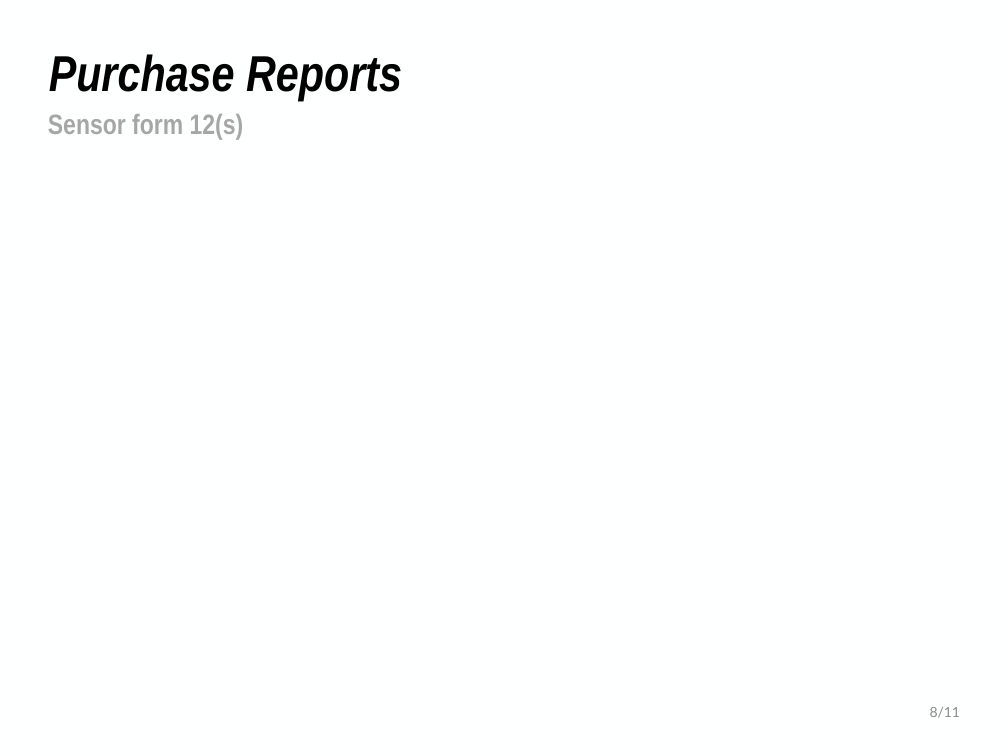
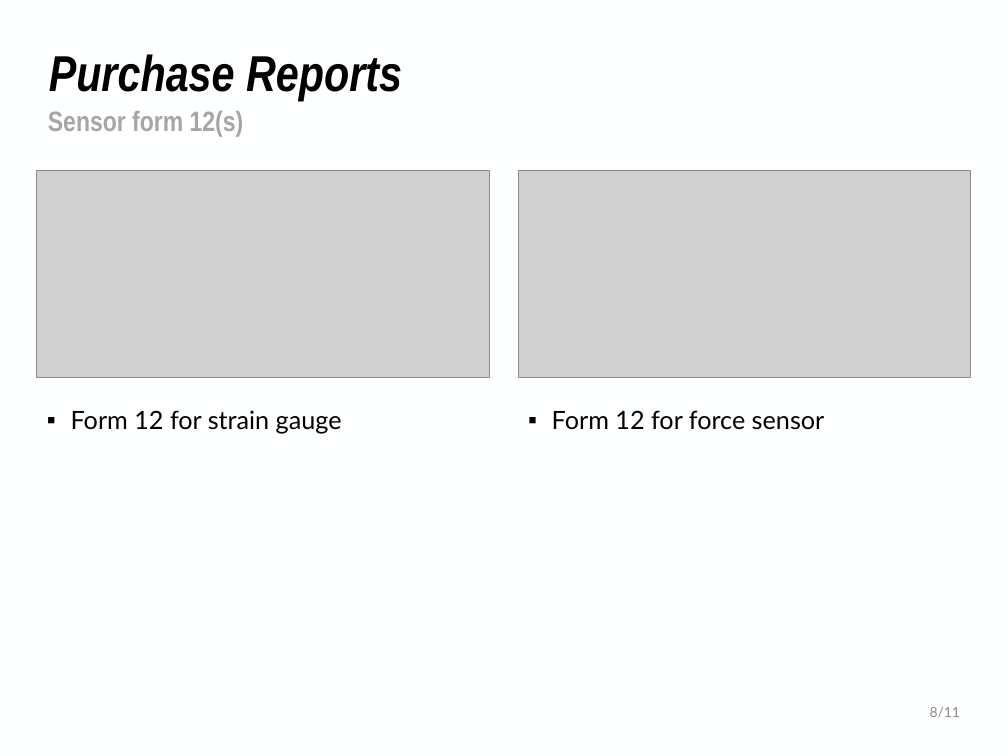
Before and after one commit to NHuang58/Biomedical_Device_PCB, a slide deck: slide 10 of Documentation/Slides/Week_20.pptx (slide 8 before the commit). Drawn at 1008x756 pixels with LibreOffice and Linux fonts; fonts in the diff are those of the drawing; grey boxes stand for pictures; background and template pictures are left out. Boxes give left, top, right and bottom in pixels: in the first picture for what was removed or moved away, otherwise in the second. Text is boxed around its words. In the diff, an @@ line names an element or a change of style, - is before the commit and + after.

```diff
--- a/Documentation/Slides/Week_20.pptx
+++ b/Documentation/Slides/Week_20.pptx
@@ text "Sensor form 12(s)" at [48, 111, 244, 137]: line spacing 0.9 to 0.8 @@
@@ picture added at [37, 170, 490, 378] @@
@@ picture added at [519, 170, 971, 378] @@
@@ text added at [71, 410, 342, 434], 18 pt, text #000000 @@
+▪ Form 12 for strain gauge
@@ text added at [552, 410, 825, 430], 18 pt, text #000000 @@
+▪ Form 12 for force sensor
```
Also in this commit, not shown: 6 other slides changed, 3 slides added, 1 slide removed, 6 other files.
